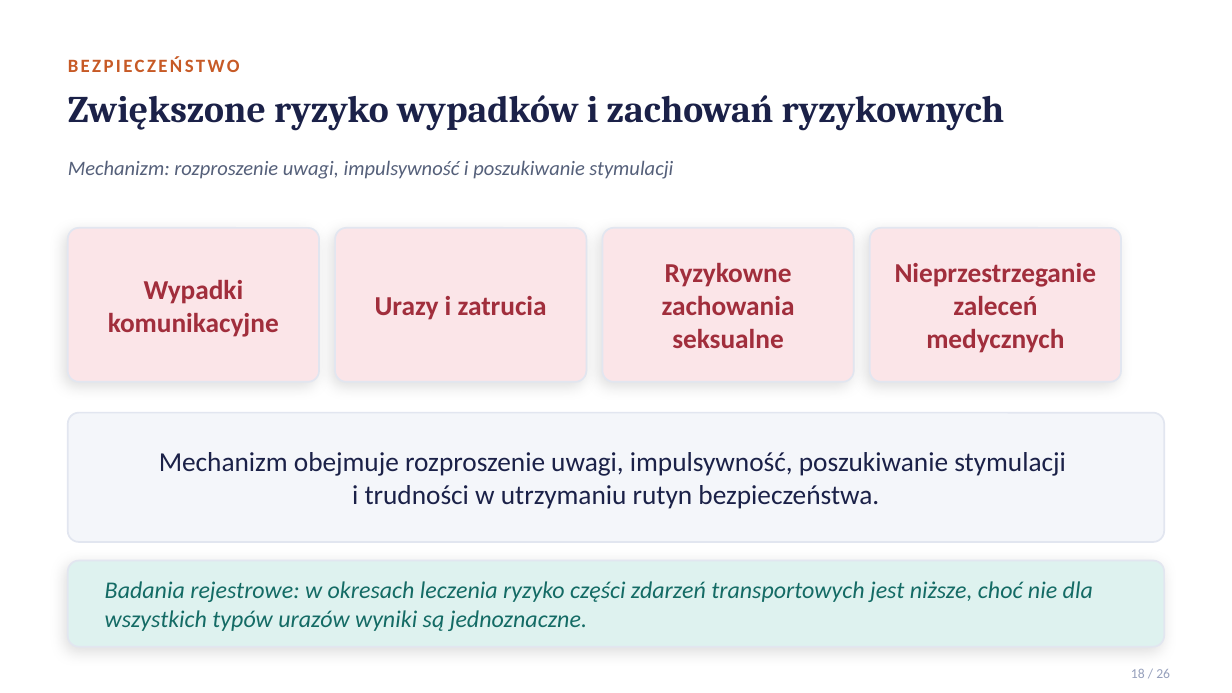
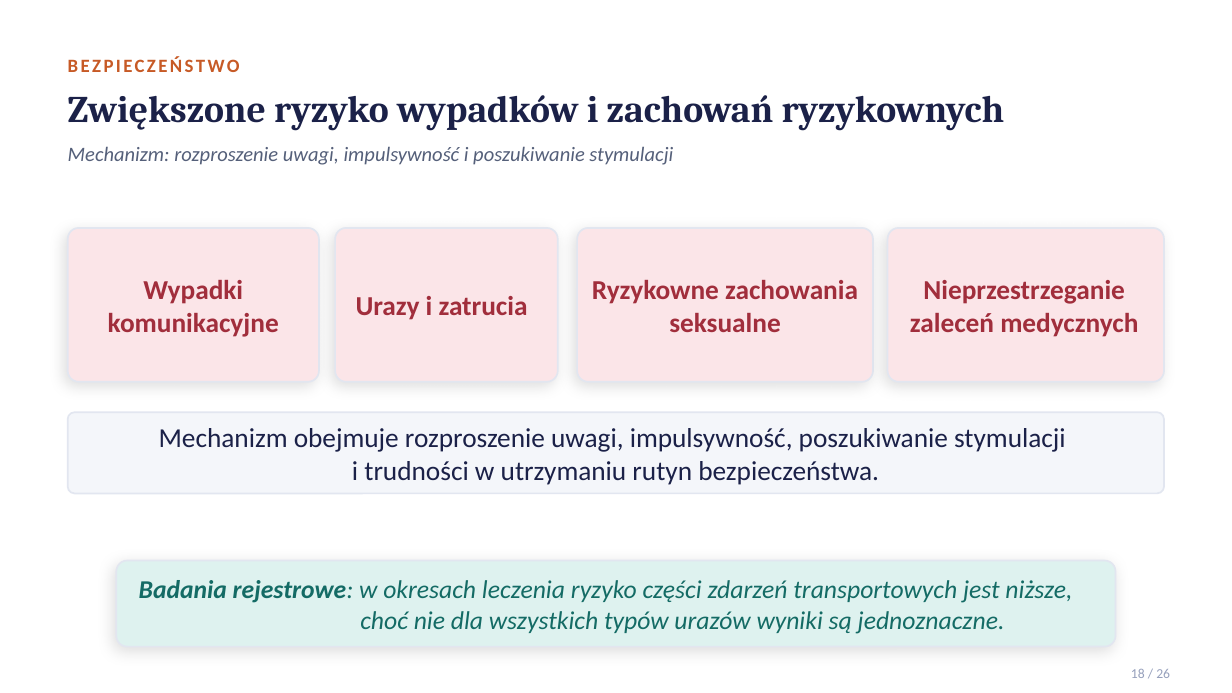
Before and after one commit to MatPomGit/NeuroHub, a slide deck: slide 18 of pages/files/adhd_prezentacja.pptx. Drawn at 1232x693 pixels with LibreOffice and Linux fonts; fonts in the diff are those of the drawing. Boxes give left, top, right and bottom in pixels: in the first picture for what was removed or moved away, otherwise in the second. Text is boxed around its words. In the diff, an @@ line names an element or a change of style, - is before the commit and + after.

```diff
--- a/pages/files/adhd_prezentacja.pptx
+++ b/pages/files/adhd_prezentacja.pptx
@@ text "Mechanizm: rozproszenie uwagi, impulsywność i ...": place and size @@
-text "Mechanizm: rozproszenie uwagi, impulsywność i ..." at [68, 160, 673, 179]
+text "Mechanizm: rozproszenie uwagi, impulsywność i ..." at [68, 146, 673, 165]
@@ rounded rectangle: place and size @@
-rounded rectangle at [335, 228, 586, 382]
+rounded rectangle at [335, 228, 558, 382]
@@ text "Urazy i zatrucia": place and size @@
-text "Urazy i zatrucia" at [375, 296, 547, 320]
+text "Urazy i zatrucia" at [356, 296, 528, 320]
@@ text "Ryzykowne zachowania seksualne" rewrapped from [662, 263, 795, 348] to [592, 280, 858, 332] @@
@@ rounded rectangle: place and size @@
-rounded rectangle at [602, 228, 854, 382]
+rounded rectangle at [578, 228, 873, 382]
@@ rounded rectangle: place and size @@
-rounded rectangle at [870, 228, 1121, 382]
+rounded rectangle at [887, 228, 1163, 382]
@@ text "Nieprzestrzeganie zaleceń medycznych" rewrapped from [895, 263, 1097, 353] to [910, 280, 1138, 337] @@
@@ rounded rectangle: place and size @@
-rounded rectangle at [68, 413, 1164, 542]
+rounded rectangle at [68, 413, 1164, 494]
@@ text "Mechanizm obejmuje rozproszenie uwagi, impulsywność, ...": place and size @@
-text "Mechanizm obejmuje rozproszenie uwagi, impulsywność, ..." at [159, 452, 1066, 509]
+text "Mechanizm obejmuje rozproszenie uwagi, impulsywność, ..." at [159, 428, 1066, 485]
@@ rounded rectangle: place and size @@
-rounded rectangle at [68, 561, 1164, 647]
+rounded rectangle at [116, 561, 1115, 647]
@@ text "Badania rejestrowe: w okresach leczenia ...": place and size @@
-text "Badania rejestrowe: w okresach leczenia ..." at [105, 581, 1093, 631]
+text "Badania rejestrowe: w okresach leczenia ..." at [139, 580, 1072, 633]
@@ text "Badania rejestrowe: w okresach leczenia ..." at [139, 580, 1072, 633]: size 14 to 15 pt; bold on in "Badania rejestrowe:" @@
```
Also in this commit, not shown: 13 other slides changed, 1 other file.
